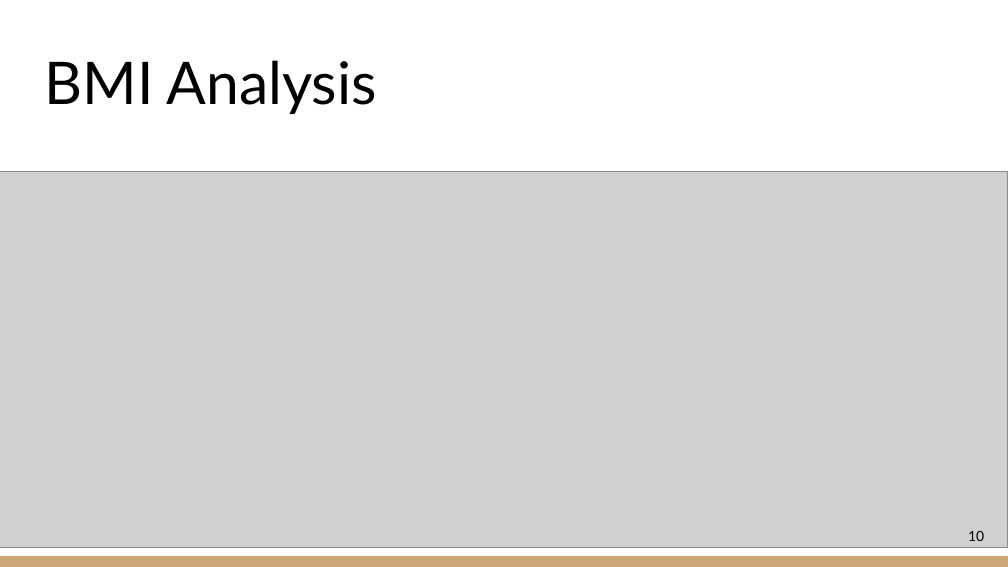
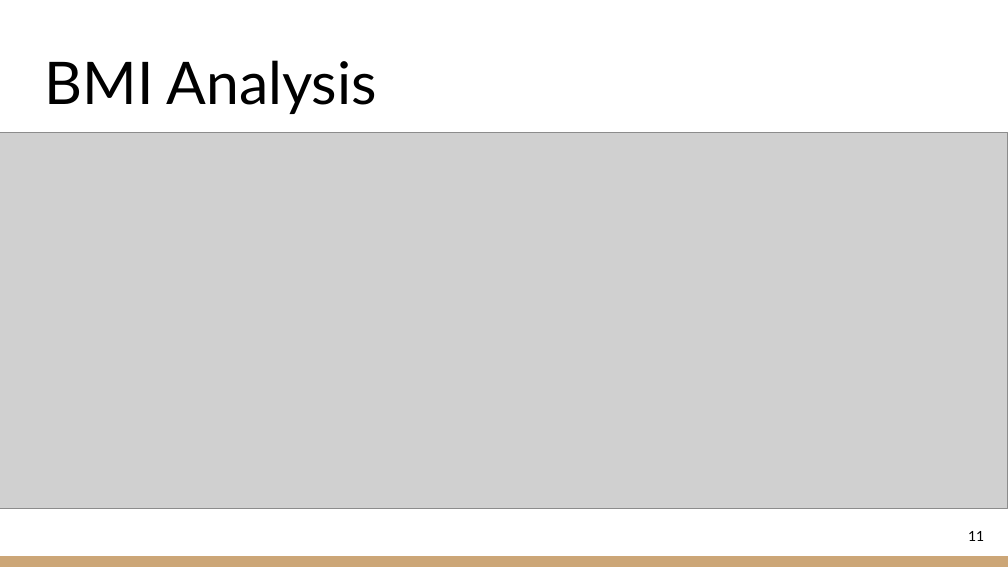
Before and after one commit to UnayShah/ECE143-Group19-Smoker-Health-Analysis, a slide deck: slide 11 of ECE143 Group 19 Slides.pptx (slide 10 before the commit). Drawn at 1008x567 pixels with LibreOffice and Linux fonts; fonts in the diff are those of the drawing; grey boxes stand for pictures. Boxes give left, top, right and bottom in pixels: in the first picture for what was removed or moved away, otherwise in the second. Text is boxed around its words. In the diff, an @@ line names an element or a change of style, - is before the commit and + after.

```diff
--- a/ECE143 Group 19 Slides.pptx
+++ b/ECE143 Group 19 Slides.pptx
@@ picture: place and size @@
-picture at [0, 171, 1008, 547]
+picture at [0, 132, 1008, 508]
@@ page number at [968, 531, 984, 541]: text changed @@
-10
+11
```
Also in this commit, not shown: 3 other slides changed, 1 slide removed, 1 other file.
